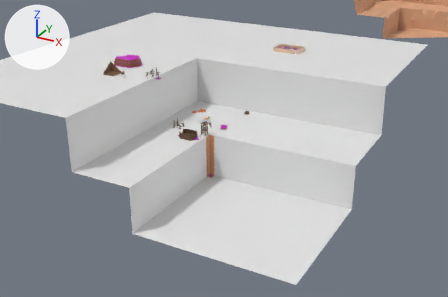
What one commit did to the FBX model Assets/Resources/Meshes/CasualTapsMOdels.fbx.
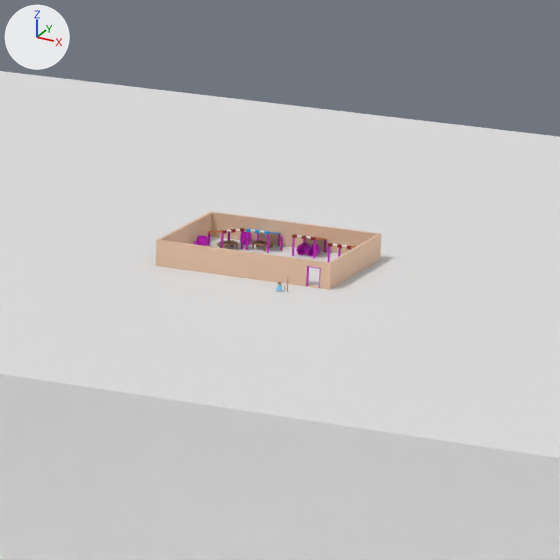
Old and new are each drawn from a 50 mm lens placed at (147.5, -246.1, 110.7), pointed at (0.1, 21.9, -23.3) and again close up on the part from 56% to 74% of the width and 5% to 31% of the height. Lighting does not change. The marker at upper left points along +X, +Y and +Z. Where no turn or scale is listed for an object, it has been applied to the vertices. Vertices at the same position are counted once.

Before the edit, the objects in view are built like this:
```python
me_cube_023 = bpy.data.meshes.new('Cube.023')
me_cube_023.from_pydata(...)  # 592 vertices, 452 faces; spans x -13.26..1.0, y -9.1..1.0, z -0.01..2.0
# faces by material slot: [99, 352, 1]
me_cube_023.materials.append(mat_material_001)  # picture img_imphenziapalette01_256_gradient_png
me_cube_023.materials.append(mat_topmat)  # pink #cd00c5
me_cube_023.materials.append(mat_floor)  # white #e7e7e7
me_plane_001 = bpy.data.meshes.new('Plane.001')
me_plane_001.from_pydata(...)  # 24 vertices, 15 faces; spans x -129.0..59.0, y -130.0..58.0, z -45.0..0.0
ob_planeclean = bpy.data.objects.new('PlaneClean', me_plane_001)
ob_planeclean.location = (23.57, 54.24, 23.81)
ob_shop = bpy.data.objects.new('Shop', me_cube_023)
ob_shop.location = (24.96, 65.63, 23.47)
```
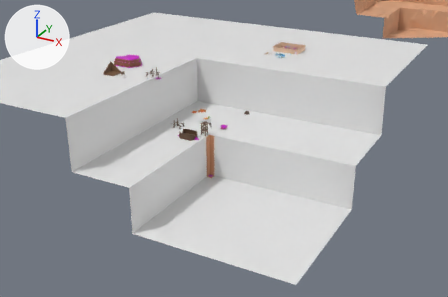
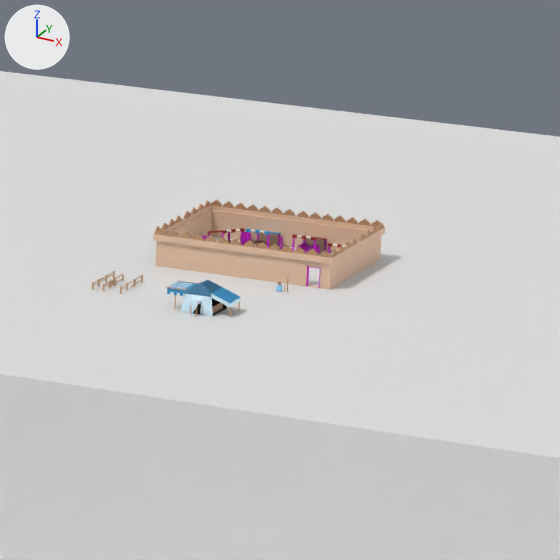
Where the change shows, as pixel boxes (x1, y1, x2, y2) in the close-ups (560 x 560 px):
'Shop', reshaped (15% taller): before (156, 212, 382, 290); after (153, 200, 385, 290)
'TentOffice', added (blue): after (166, 280, 241, 317)
'fence.001', added: after (103, 274, 124, 291)
'fence.002', added: after (92, 271, 115, 290)
'fence', added: after (120, 275, 143, 294)
part 1 of me_cube_023, added (beige): after (153, 200, 385, 264)
part 2 of me_cube_023, surface changed: (208, 230, 327, 240) in both

The edits, one by one:
me_cube_023 is used by ob_shop; location (24.96, 65.63, 23.47).
me_cube_023 had 592 vertices, 452 faces and spanned x -13.26..1.0, y -9.1..1.0, z -0.01..2.0.
me_cube_023 now has 2376 vertices, 1884 faces and spans x -13.45..1.2, y -9.28..1.2, z -0.01..2.94.
me_cube_023 part 1: 1784 vertices added at x -13.45..1.2, y -9.28..1.2, z 2.0..2.94.
me_cube_023 part 2: 12 kept faces spanning x -12.24..0.07, y -3.18..0.68, z 1.02..1.74 get new texture (UV) coordinates.
Mesh me_cube_033 is new.
It has 89 vertices, 67 faces and spans x -0.06..0.05, y -3.79..0.05, z 0.0..0.56.
It uses material mat_material_001 (picture img_imphenziapalette01_256_gradient_png).
Mesh me_cube_026 is new.
It has 92 vertices, 68 faces and spans x -0.06..0.05, y -3.78..0.06, z -0.2..0.56.
It uses material mat_material_001 (picture img_imphenziapalette01_256_gradient_png).
Mesh me_cube_032 is new.
It has 166 vertices, 146 faces and spans x -0.06..0.05, y -3.39..0.05, z 0.0..0.65.
It uses material mat_material_001 (picture img_imphenziapalette01_256_gradient_png).
Mesh me_cube_034 is new.
It has 243 vertices, 237 faces and spans x -2.62..2.49, y -1.88..1.3, z -0.3..2.16.
It uses material mat_material_001 (picture img_imphenziapalette01_256_gradient_png).
Object 'fence.002' (ob_fence_002) is new; it shows me_cube_033.
Its location is (10.46, 51.74, 23.47).
Object 'fence' (ob_fence) is new; it shows me_cube_026.
Its location is (12.79, 51.73, 23.47).
Object 'fence.001' (ob_fence_001) is new; it shows me_cube_032.
Its location is (11.37, 51.34, 23.47).
Object 'TentOffice' (ob_tentoffice) is new; it shows me_cube_034.
Its location is (20.07, 46.78, 23.47).
